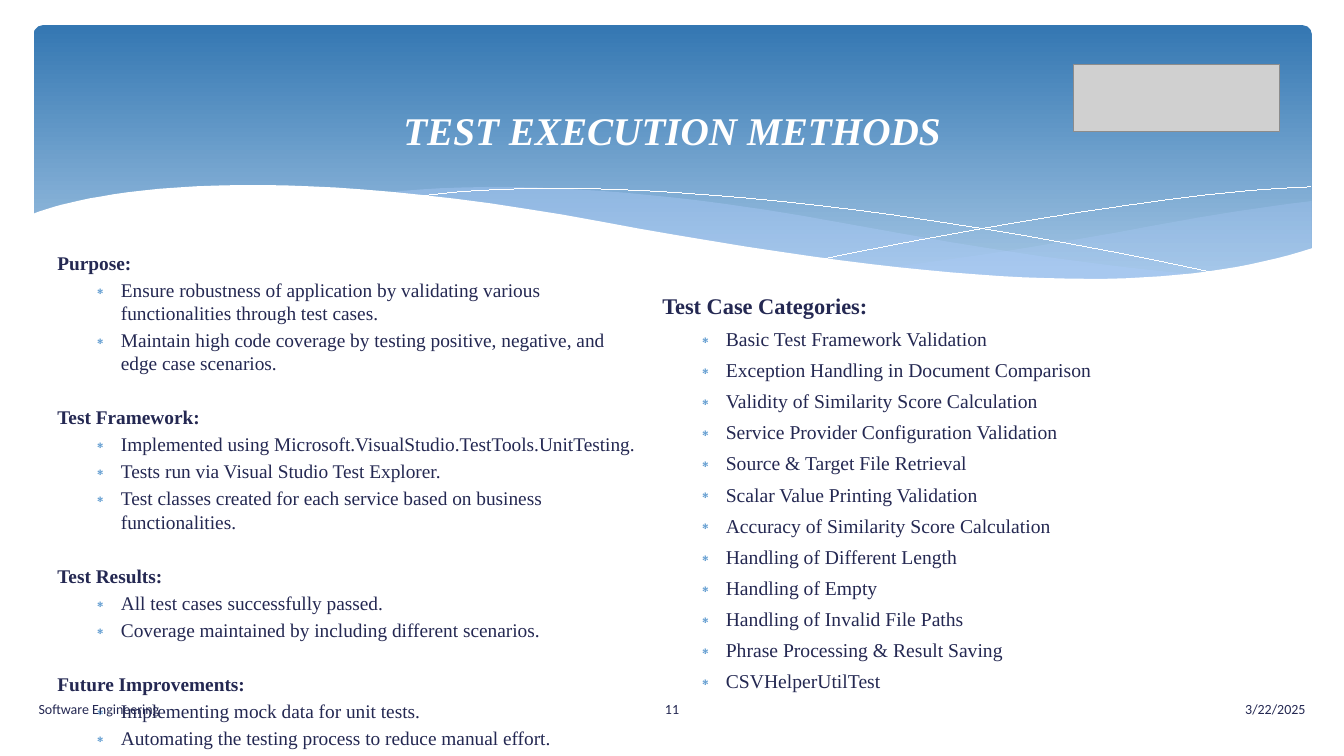
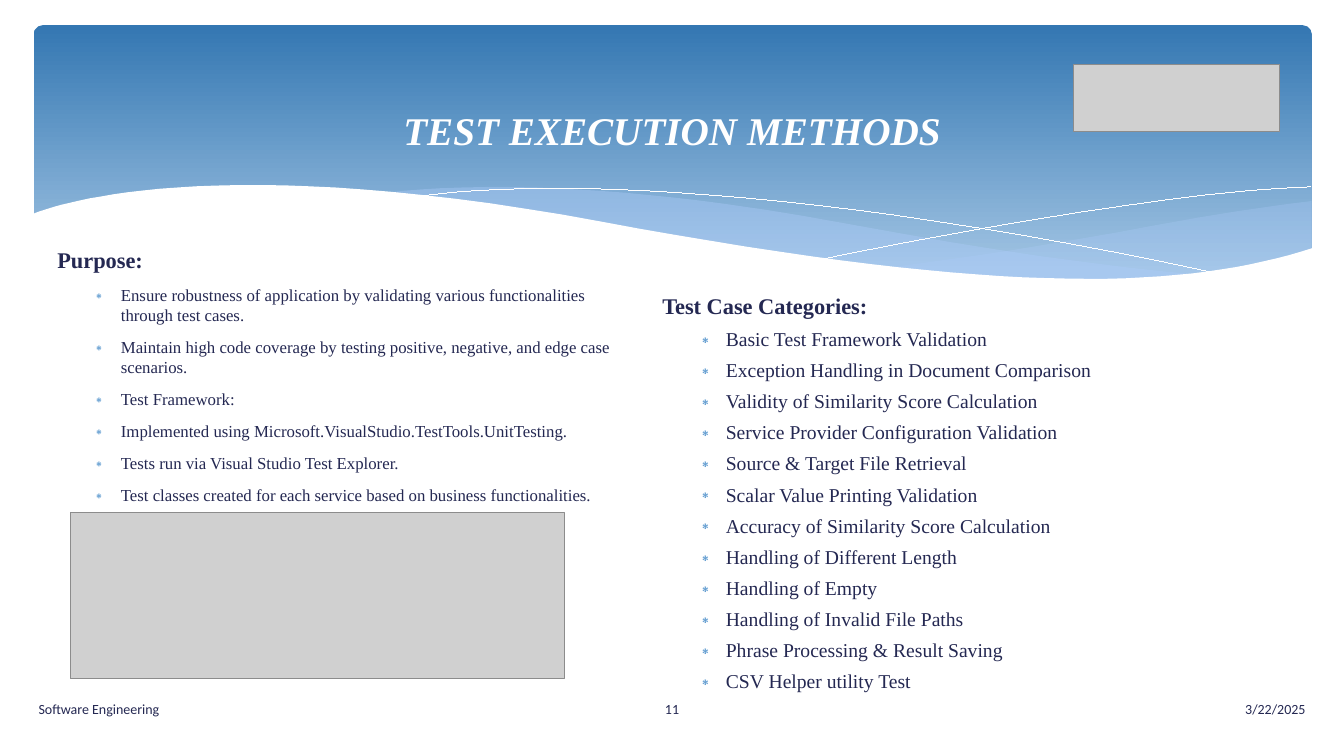
Before and after one commit to senthilmasters2024/Tech_Tweakers, a slide deck: slide 11 of SemanticAnalysisTextualData/SemanticAnalysisTextualData/Documentation/SemanticAnalysisTextualData.pptx. Drawn at 1344x756 pixels with LibreOffice and Linux fonts; fonts in the diff are those of the drawing; grey boxes stand for pictures. Boxes give left, top, right and bottom in pixels: in the first picture for what was removed or moved away, otherwise in the second. Text is boxed around its words. In the diff, an @@ line names an element or a change of style, - is before the commit and + after.

```diff
--- a/SemanticAnalysisTextualData/SemanticAnalysisTextualData/Documentation/SemanticAnalysisTextualData.pptx
+++ b/SemanticAnalysisTextualData/SemanticAnalysisTextualData/Documentation/SemanticAnalysisTextualData.pptx
@@ text "Purpose:" at bbox=[57, 253, 610, 501]: size 13.8 to 16 pt in "Purpose:"; size 13.8 to 12 pt; bold off in "Test Framework:"; list level 1 to 2 in "Purpose:"; line spacing 1 to 0.8; more space between paragraphs; bullet none to ∗; list level 1 to 2 in "Test Framework:" @@
@@ picture added at bbox=[71, 513, 565, 680] @@
@@ text at bbox=[57, 569, 550, 749]: paragraphs removed @@
-Test Results:
-  ∗ All test cases successfully passed.
-  ∗ Coverage maintained by including different scenarios.
-Future Improvements:
-  ∗ Implementing mock data for unit tests.
-  ∗ Automating the testing process to reduce manual effort.
@@ text at bbox=[726, 674, 910, 693]: text changed @@
-  ∗ CSVHelperUtilTest
+  ∗ CSV Helper utility Test
```
Also in this commit, not shown: 10 other slides changed, 5 other files.
